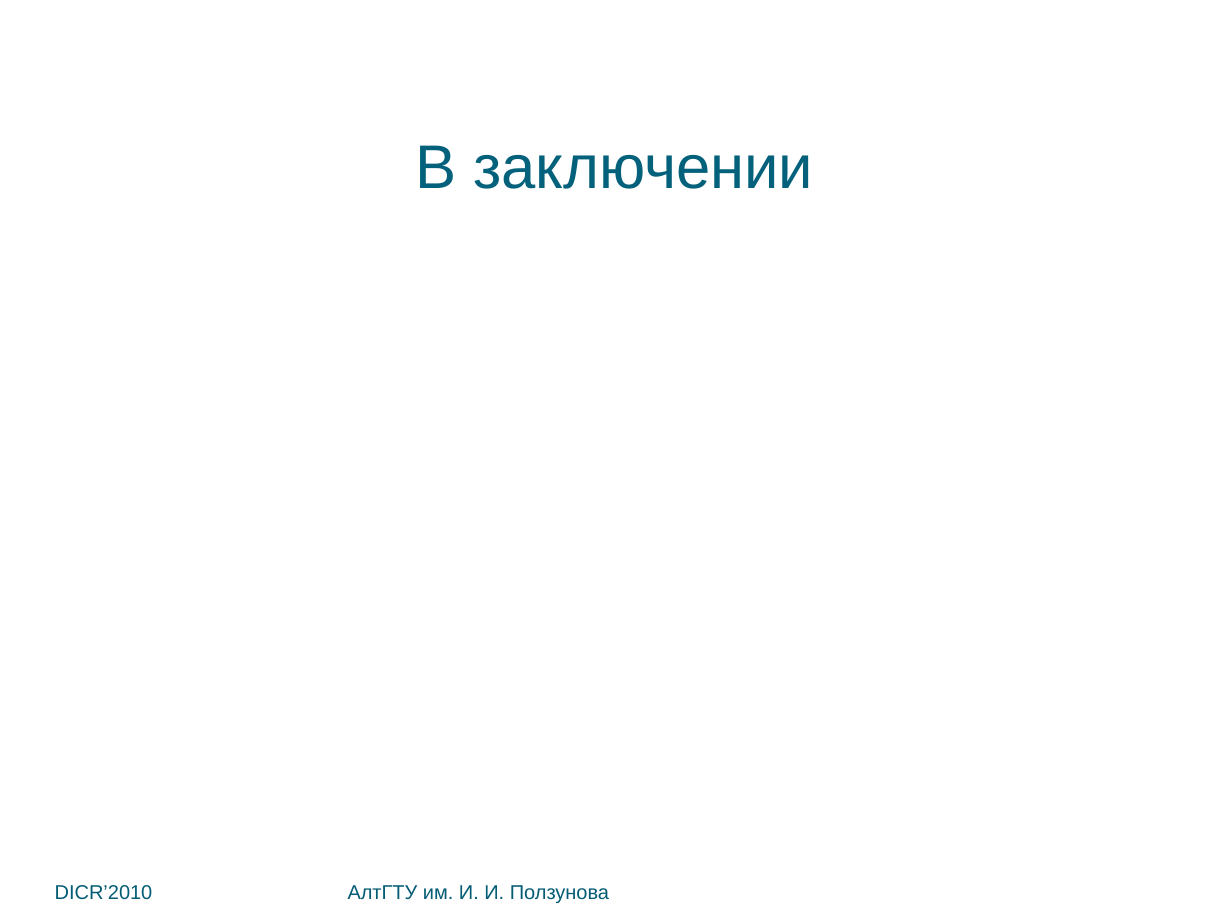
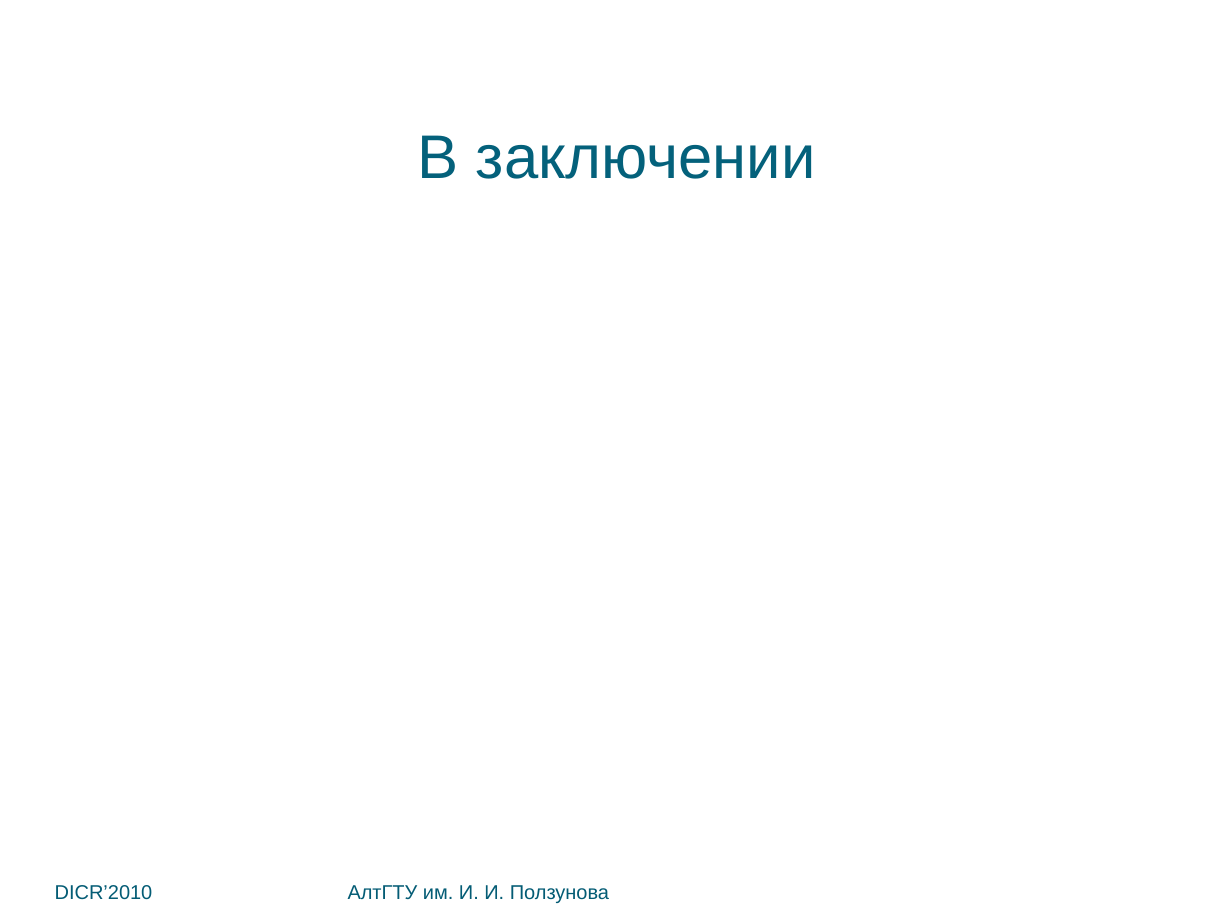
Before and after one commit to bluerain/snoopy, a slide deck: slide 11 of diploma/trunk/ppt/starovoitov.ppt (slide 10 before the commit). Drawn at 1232x924 pixels with LibreOffice and Linux fonts; fonts in the diff are those of the drawing; background and template pictures are left out. Boxes give left, top, right and bottom in pixels: in the first picture for what was removed or moved away, otherwise in the second. Text is boxed around its words. In the diff, an @@ line names an element or a change of style, - is before the commit and + after.

```diff
--- a/diploma/trunk/ppt/starovoitov.ppt
+++ b/diploma/trunk/ppt/starovoitov.ppt
@@ text "В заключении" moved from (x1=415, y1=145, x2=813, y2=189) to (x1=418, y1=135, x2=816, y2=179) @@
```
Also in this commit, not shown: 5 other slides changed, 3 other files.
